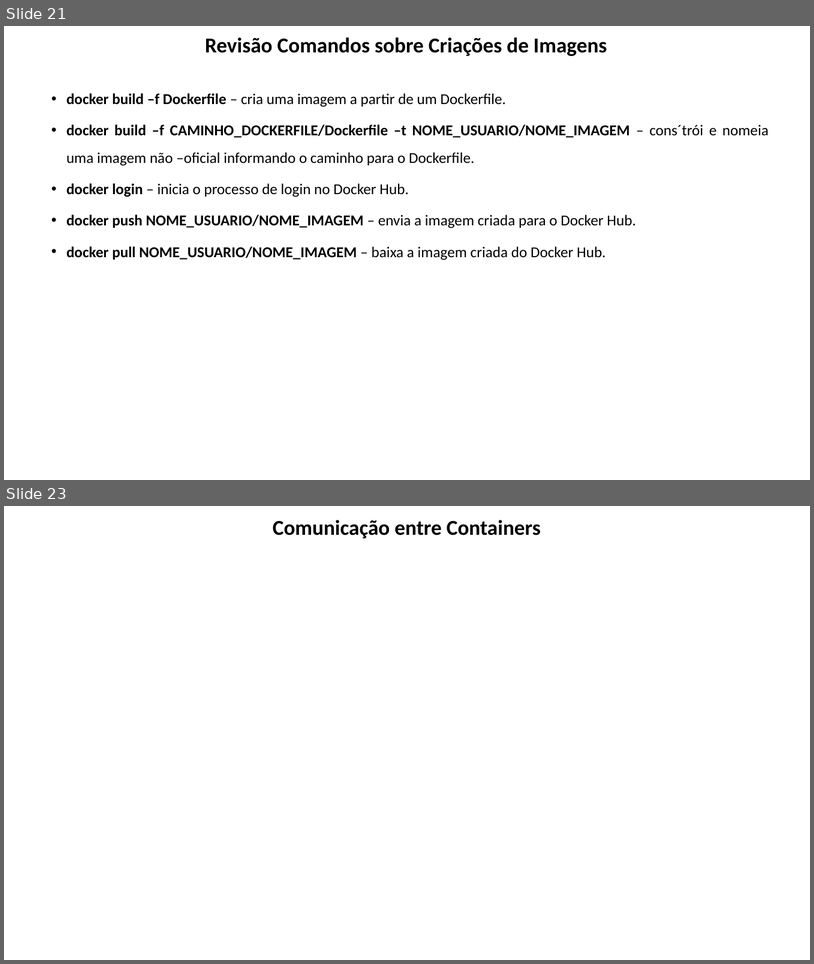
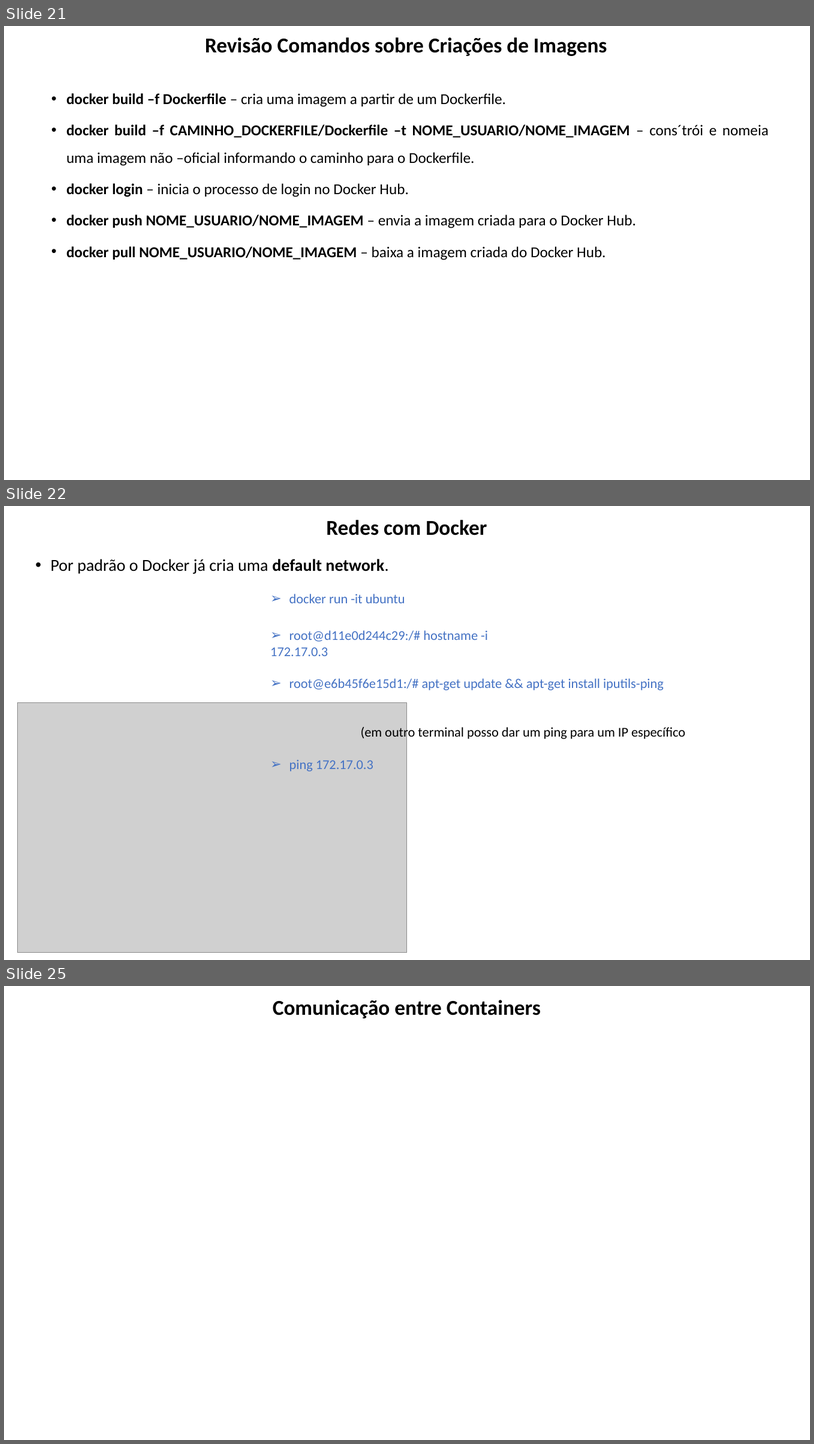
Before and after one commit to lacsousa/learning-docker, a slide deck: docs/docker-resumo.pptx. Shown one above the other, each under a label of ours: slides 21 and 23 before the commit, slides 21, 22 and 25 after it; the slides between them are not shown. The pictures are 814x964 and 814x1444 pixels, drawn with LibreOffice and Linux fonts; fonts in the diff are those of the drawing; grey boxes stand for pictures. Boxes give left, top, right and bottom in pixels: in the first picture for what was removed or moved away, otherwise in the second. Text is boxed around its words. In the diff, an @@ line names an element or a change of style, - is before the commit and + after.

Commit message:
Criando suas próprias redes no Docker

```diff
--- a/docs/docker-resumo.pptx
+++ b/docs/docker-resumo.pptx
@@ slide 22 added at [4, 506, 810, 960], background #FFFFFF @@
@@ title added at [326, 520, 487, 535], 25.2 pt, text #000000, bold @@
+Redes com Docker
@@ text added at [51, 559, 389, 574], 20 pt, text #000000 @@
+• Por padrão o Docker já cria uma default network.
@@ text added at [270, 594, 686, 771], 16 pt, text #4472C4 @@
+  ➢ docker run -it ubuntu
+  ➢ root@d11e0d244c29:/# hostname -i
+  172.17.0.3
+  ➢ root@e6b45f6e15d1:/# apt-get update && apt-get install iputils-ping
+  (em outro terminal posso dar um ping para um IP específico
+  ➢ ping 172.17.0.3
@@ picture added at [17, 703, 407, 952] @@
@@ what was slide 23 is now slide 25 @@
```
Also in this commit, not shown: 1 slide changed, 2 other slides added, 1 slide removed.
